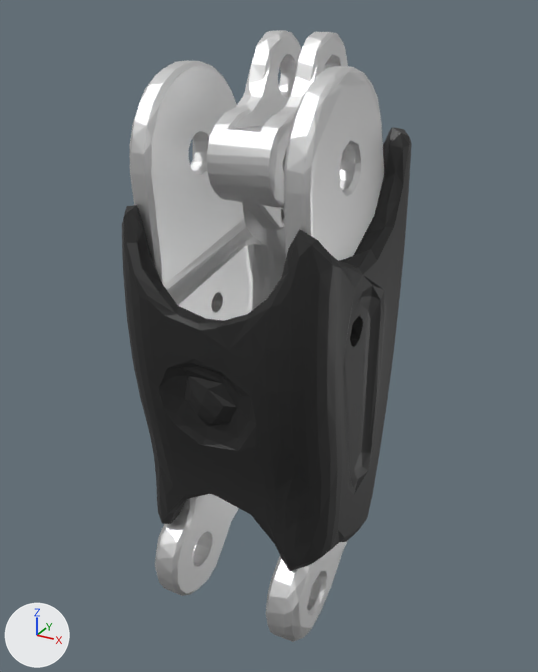
Before and after pictures for a commit that changed the COLLADA model adam_u/meshes_dae/L_middle_proximal.dae.
One viewpoint serves both versions: a camera (50 mm lens) standing at (0.0247, -0.0438, 0.0092) and looking at (-0.0003, 0.0017, -0.0136). Lighting does not change. The marker at lower left points along +X, +Y and +Z.

Names of what the first picture shows: 'L_middle_proximal'.
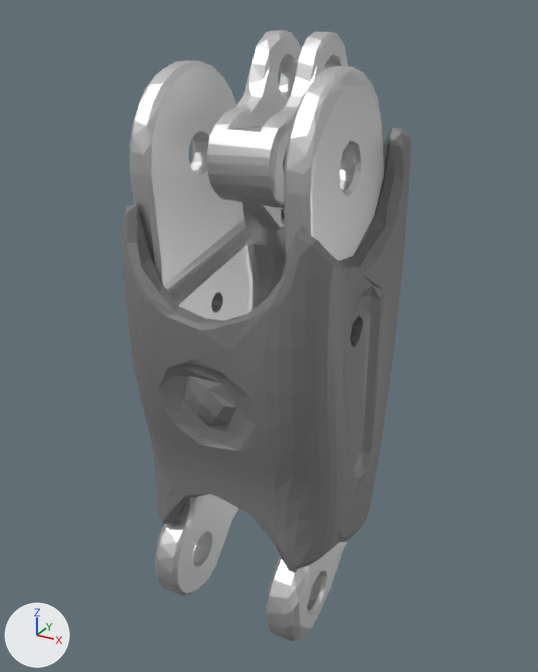
Changed parts and their boxes [x1, y1, x2, y2] in the pictures (538 x 672 px):
'L_middle_proximal', recoloured
    both: [122, 30, 412, 608]

Patch to the scene script:
```diff
--- a/adam_u/meshes_dae/L_middle_proximal.dae.py
+++ b/adam_u/meshes_dae/L_middle_proximal.dae.py
@@ mat_黑色 @@
 mat_黑色 = principled_material('黑色')
-mat_黑色.base_color = (0.0172, 0.0172, 0.0172)  # black #232323
+mat_黑色.base_color = (0.2, 0.2, 0.2)  # grey #7c7c7c
```
